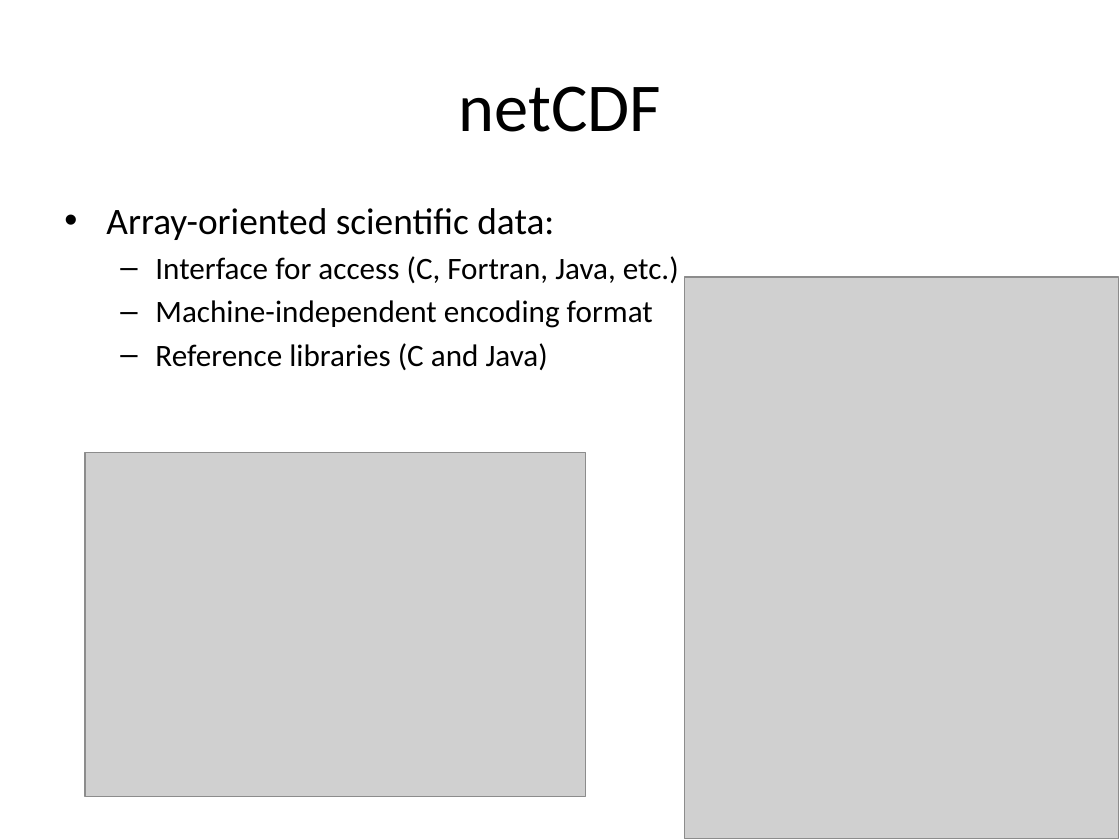
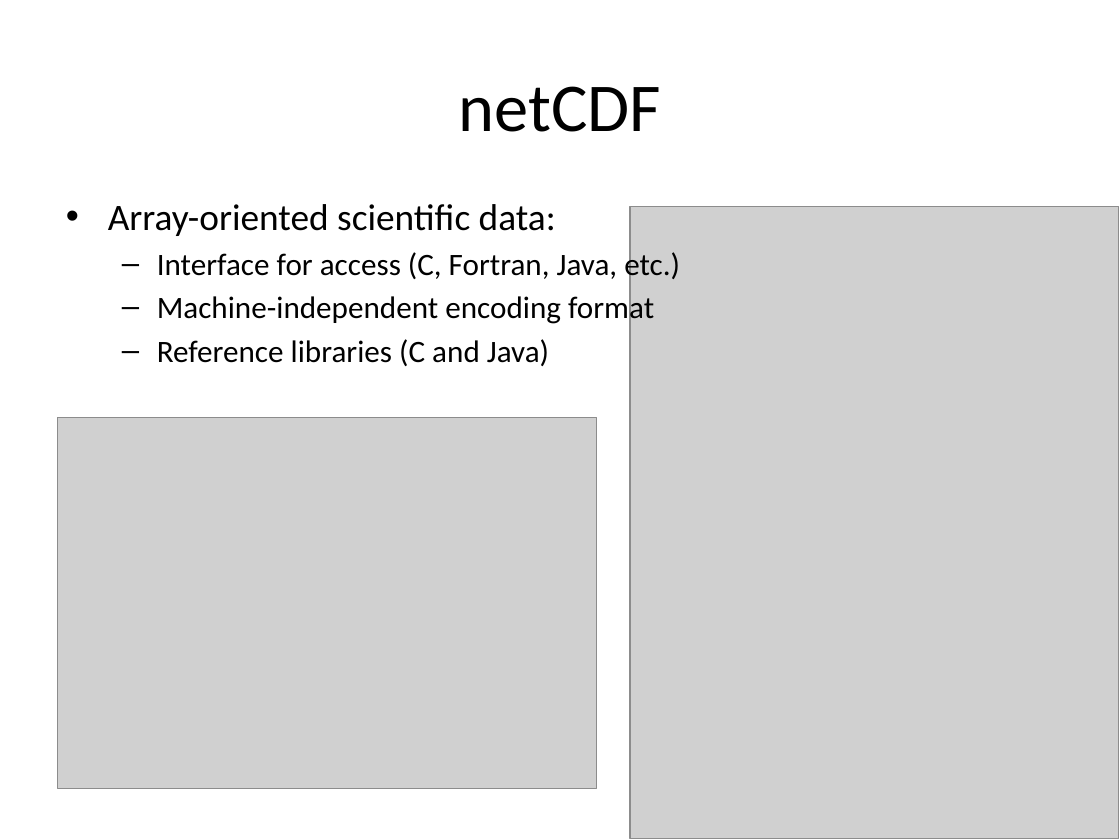
Before and after one commit to Unidata/python-workshop, a slide deck: slide 7 of Overview.pptx. Drawn at 1120x840 pixels with LibreOffice and Linux fonts; fonts in the diff are those of the drawing; grey boxes stand for pictures; background and template pictures are left out. Boxes give left, top, right and bottom in pixels: in the first picture for what was removed or moved away, otherwise in the second. Text is boxed around its words. In the diff, an @@ line names an element or a change of style, - is before the commit and + after.

```diff
--- a/Overview.pptx
+++ b/Overview.pptx
@@ text "Array-oriented scientific data:": place and size @@
-text "Array-oriented scientific data:" at [106, 208, 679, 370]
+text "Array-oriented scientific data:" at [108, 204, 680, 366]
@@ picture: place and size @@
-picture at [684, 277, 1119, 838]
+picture at [629, 206, 1118, 839]
@@ picture: place and size @@
-picture at [85, 452, 586, 797]
+picture at [57, 418, 596, 788]
```
Also in this commit, not shown: 3 other slides changed, 1 other file.
